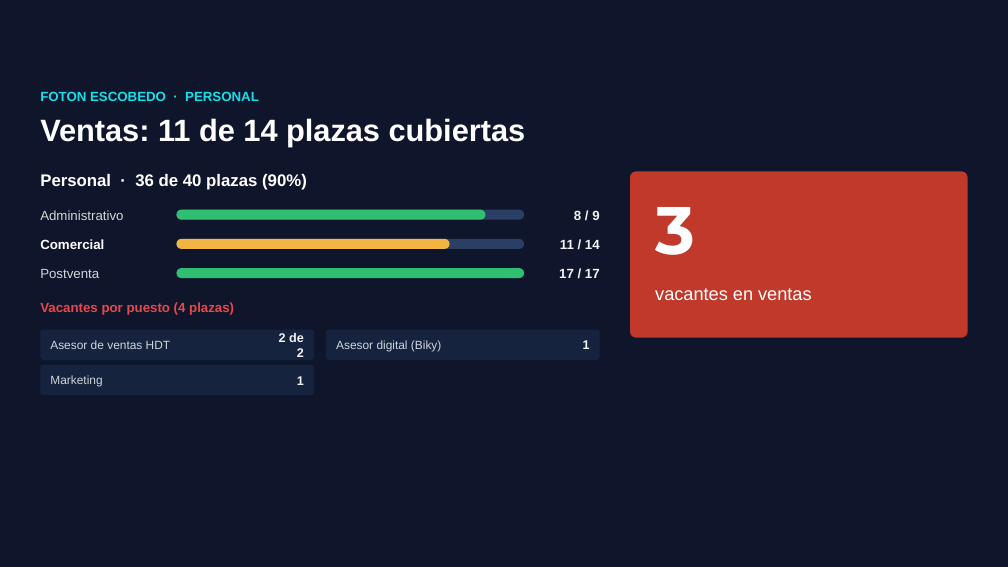
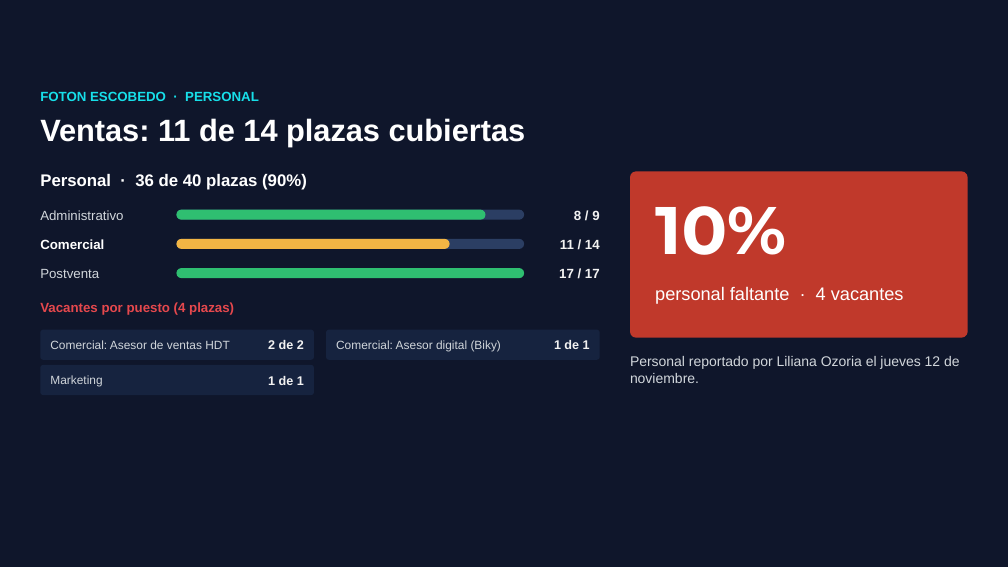
Before and after one commit to ReneDiz/Estatus-Distribuidores, a slide deck: slide 17 of presentacion/Grupo_Velcen_Plan_de_visita_y_trabajo_3_agencias_V5.pptx. Drawn at 1008x567 pixels with LibreOffice and Linux fonts; fonts in the diff are those of the drawing; background and template pictures are left out. Boxes give left, top, right and bottom in pixels: in the first picture for what was removed or moved away, otherwise in the second. Text is boxed around its words. In the diff, an @@ line names an element or a change of style, - is before the commit and + after.

```diff
--- a/presentacion/Grupo_Velcen_Plan_de_visita_y_trabajo_3_agencias_V5.pptx
+++ b/presentacion/Grupo_Velcen_Plan_de_visita_y_trabajo_3_agencias_V5.pptx
@@ text at (x1=655, y1=206, x2=786, y2=255): text changed @@
-3
+10%
@@ text at (x1=655, y1=286, x2=904, y2=304): text changed @@
-vacantes en ventas
+personal faltante · 4 vacantes
@@ text at (x1=50, y1=340, x2=229, y2=349): text changed @@
-Asesor de ventas HDT
+Comercial: Asesor de ventas HDT
@@ text "2 de 2" rewrapped from (x1=279, y1=333, x2=304, y2=357) to (x1=268, y1=340, x2=304, y2=349) @@
@@ text at (x1=336, y1=340, x2=501, y2=352): text changed @@
-Asesor digital (Biky)
+Comercial: Asesor digital (Biky)
@@ text at (x1=554, y1=340, x2=590, y2=349): text changed @@
-1
+1 de 1
@@ text added at (x1=630, y1=356, x2=960, y2=383), 10 pt, text #D1D6DB @@
+Personal reportado por Liliana Ozoria el jueves 12 de noviembre.
@@ text at (x1=268, y1=376, x2=304, y2=385): text changed @@
-1
+1 de 1
```
Also in this commit, not shown: 3 other slides changed, 1 slide added, 3 other files.
